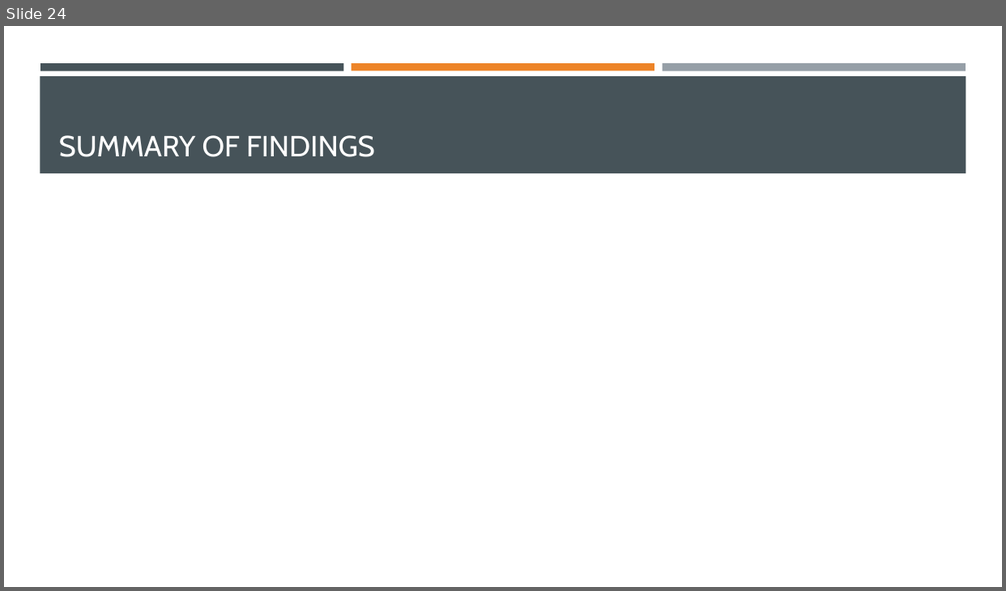
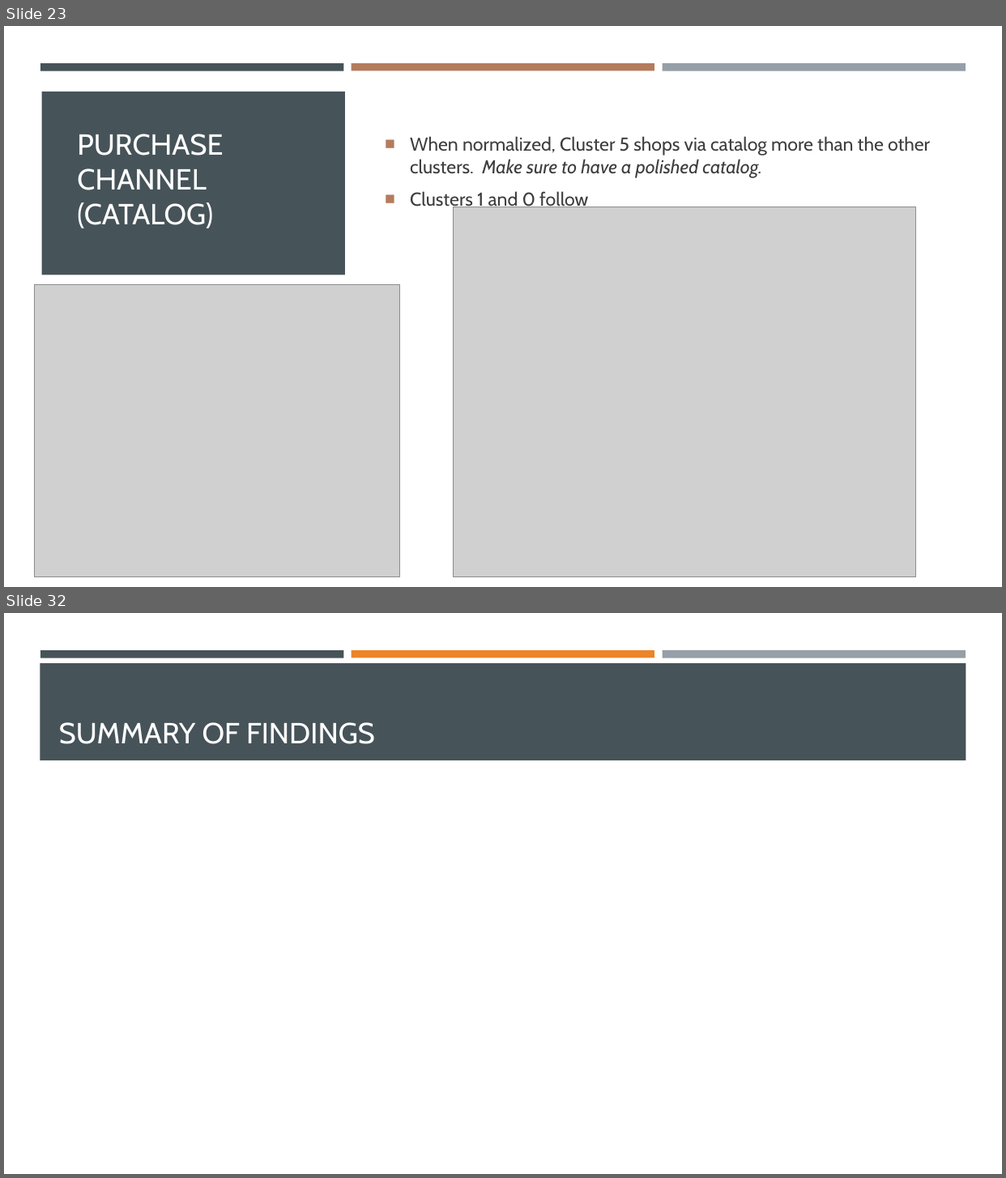
Before and after one commit to dapopov-st/store-customer-segmentation, a slide deck: Customer-Segmentation-Presentation.pptx. Shown one above the other, each under a label of ours: slide 24 before the commit, slides 23 and 32 after it; the slides between them are not shown. The pictures are 1006x591 and 1006x1178 pixels, drawn with LibreOffice and Linux fonts; fonts in the diff are those of the drawing; grey boxes stand for pictures. Boxes give left, top, right and bottom in pixels: in the first picture for what was removed or moved away, otherwise in the second. Text is boxed around its words. In the diff, an @@ line names an element or a change of style, - is before the commit and + after.

```diff
--- a/Customer-Segmentation-Presentation.pptx
+++ b/Customer-Segmentation-Presentation.pptx
@@ slide 23 added at (4,26,1002,587), background #FFFFFF @@
@@ rectangle added at (4,71,1002,587), fill #FFFFFF @@
@@ rectangle added at (40,63,344,71), fill #465359 @@
@@ rectangle added at (351,63,654,71), fill #B47B5D @@
@@ rectangle added at (662,63,965,71), fill #969FA7 @@
@@ rectangle added at (41,92,345,275), fill #465359 @@
@@ title added at (77,134,223,228), 28 pt, text #FFFFFF @@
+PURCHASE CHANNEL (CATALOG)
@@ text added at (410,136,930,211), 18 pt, text #3D3D3D @@
+■ When normalized, Cluster 5 shops via catalog more than the other clusters. Make sure to have a polished catalog.
+■ Clusters 1 and 0 follow
@@ picture added at (454,207,916,577) @@
@@ picture added at (35,285,400,577) @@
@@ what was slide 24 is now slide 32 @@
```
Also in this commit, not shown: 19 other slides added, 10 slides removed, 2 other files.
